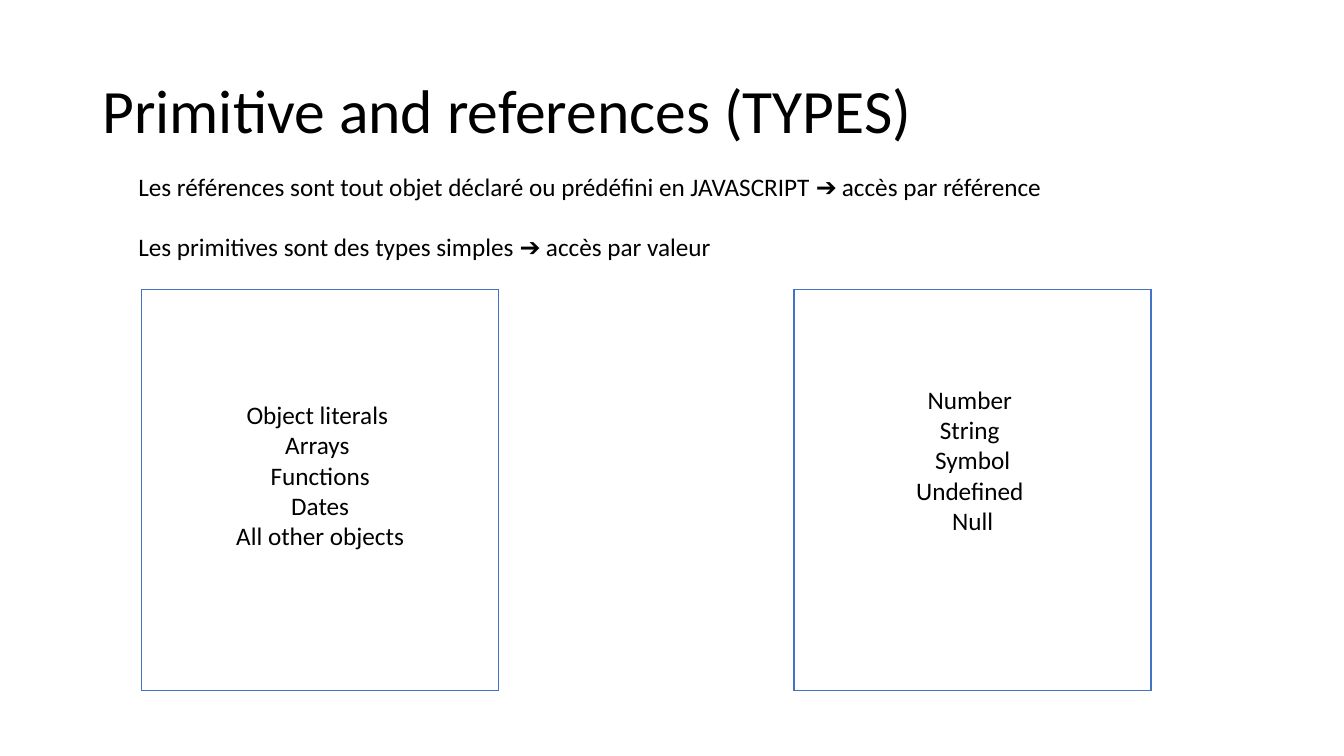
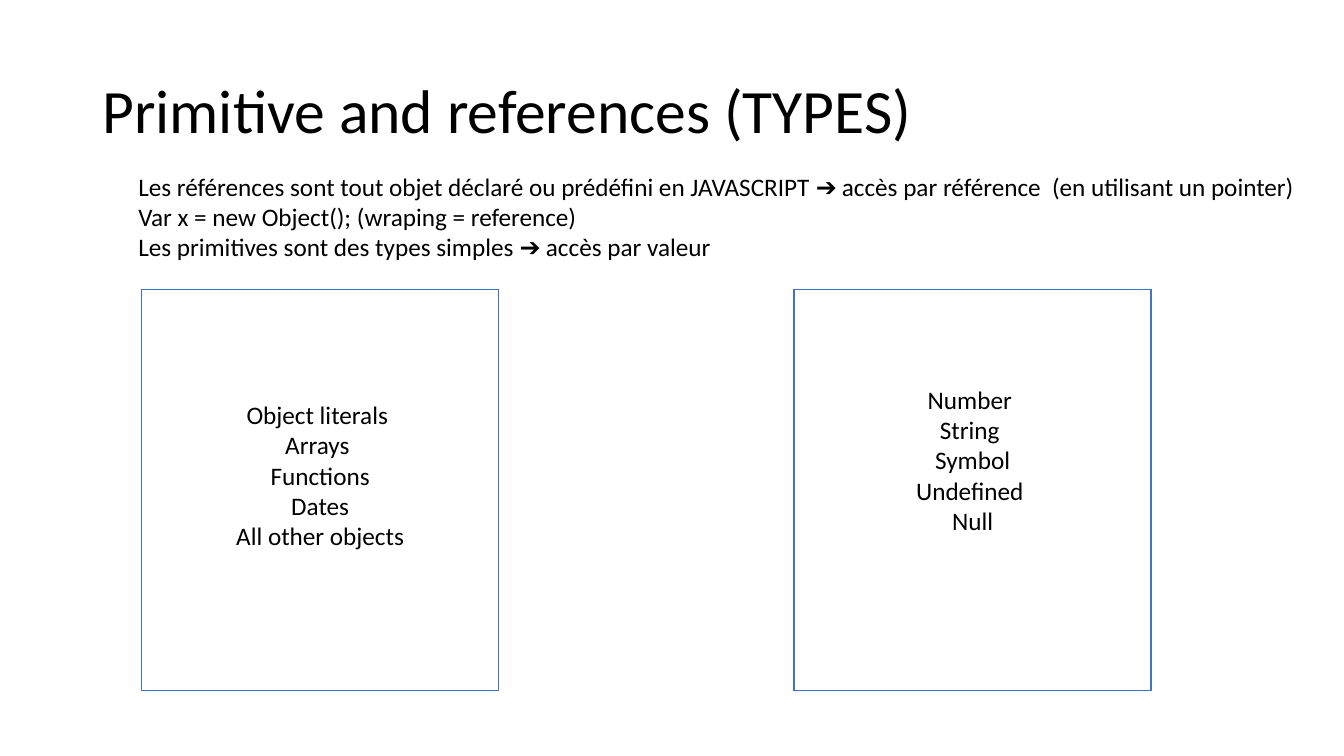
Before and after one commit to tijaniabdellatif/Javascript-Guides, a slide deck: slide 4 of Day1/Guide/Javascript-Hints.pptx. Drawn at 1344x756 pixels with LibreOffice and Linux fonts; fonts in the diff are those of the drawing. Boxes give left, top, right and bottom in pixels: in the first picture for what was removed or moved away, otherwise in the second. Text is boxed around its words. In the diff, an @@ line names an element or a change of style, - is before the commit and + after.

```diff
--- a/Day1/Guide/Javascript-Hints.pptx
+++ b/Day1/Guide/Javascript-Hints.pptx
@@ text at <box>138,177,1293,231</box>: text changed @@
-Les références sont tout objet déclaré ou prédéfini en JAVASCRIPT ➔ accès par référence
+Les références sont tout objet déclaré ou prédéfini en JAVASCRIPT ➔ accès par référence (en utilisant un pointer)
+Var x = new Object(); (wraping = reference)
```
Also in this commit, not shown: 3 other slides changed, 2 other files.
